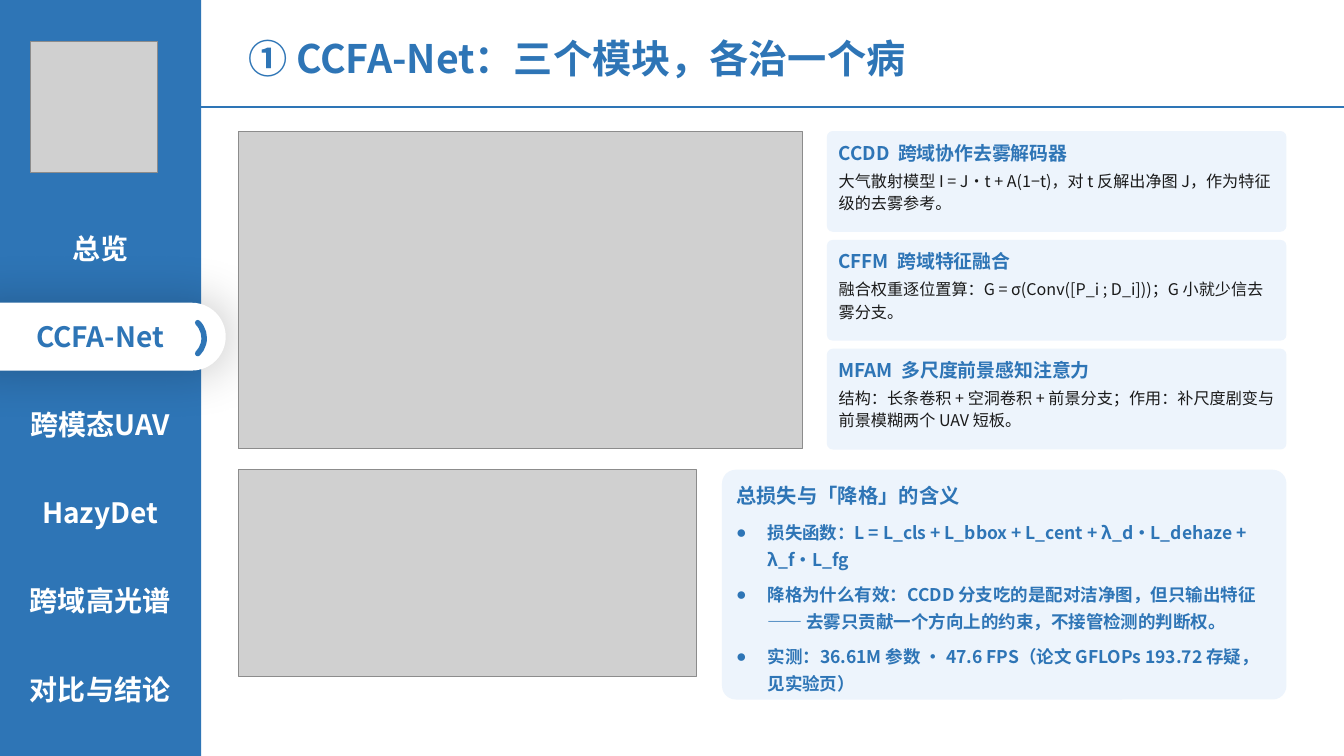
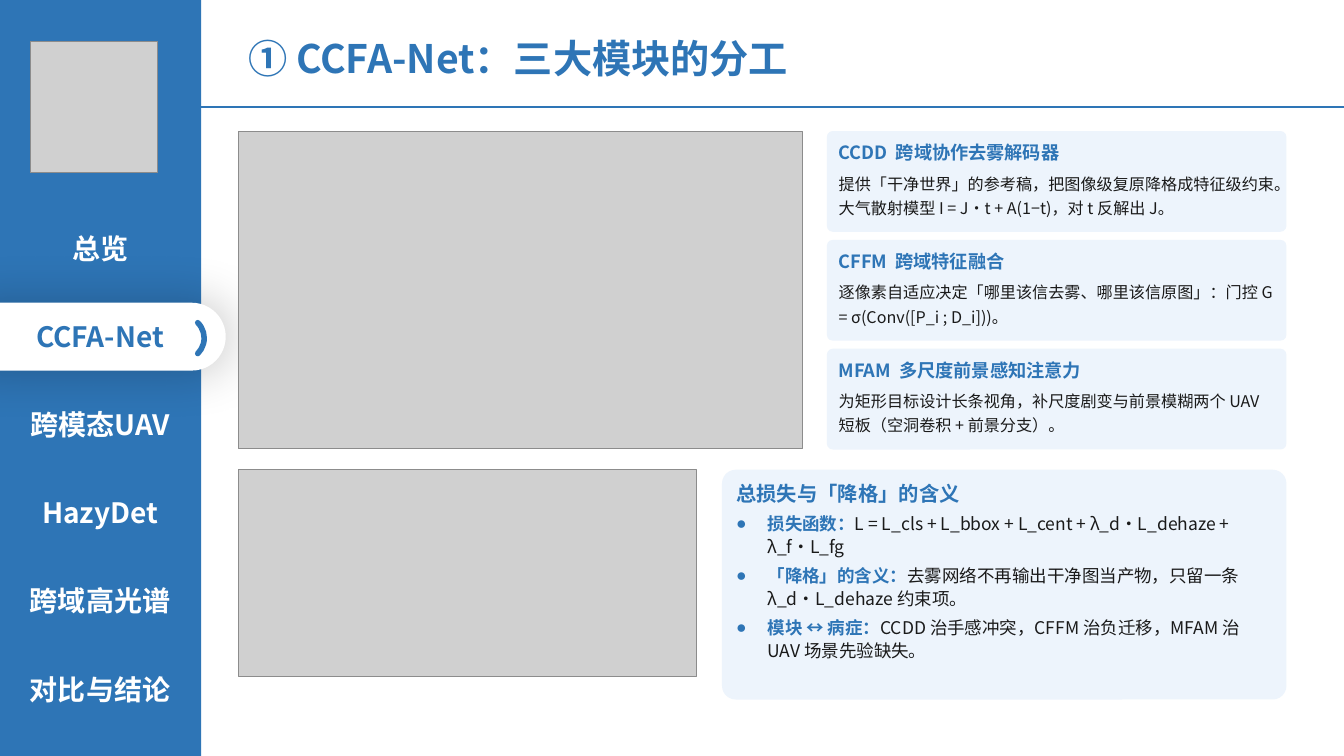
Before and after one commit to 139876/paper-notes, a slide deck: slide 6 of 论文精读/3-HazyDet精读/附件/四篇论文-组会汇报.pptx. Drawn at 1344x756 pixels with LibreOffice and Linux fonts; fonts in the diff are those of the drawing; grey boxes stand for pictures. Boxes give left, top, right and bottom in pixels: in the first picture for what was removed or moved away, otherwise in the second. Text is boxed around its words. In the diff, an @@ line names an element or a change of style, - is before the commit and + after.

```diff
--- a/论文精读/3-HazyDet精读/附件/四篇论文-组会汇报.pptx
+++ b/论文精读/3-HazyDet精读/附件/四篇论文-组会汇报.pptx
@@ text at <box>248,39,788,77</box>: text changed @@
-① CCFA-Net：三个模块，各治一个病
+① CCFA-Net：三大模块的分工
@@ text in rounded rectangle at <box>839,143,1059,161</box>: size 13.5 to 13 pt in "CCDD 跨域协作去雾解码器"; line spacing 1.15 to 1.18; less space between paragraphs @@
@@ text in rounded rectangle at <box>839,176,1291,217</box>: text changed @@
-大气散射模型 I = J·t + A(1−t)，对 t 反解出净图 J，作为特征级的去雾参考。
+提供「干净世界」的参考稿，把图像级复原降格成特征级约束。大气散射模型 I = J·t + A(1−t)，对 t 反解出 J。
@@ text in rounded rectangle at <box>839,252,1004,270</box>: size 13.5 to 13 pt in "CFFM 跨域特征融合"; line spacing 1.15 to 1.18; less space between paragraphs @@
@@ text in rounded rectangle at <box>839,284,1273,326</box>: text changed @@
-融合权重逐位置算：G = σ(Conv([P_i ; D_i]))；G 小就少信去雾分支。
+逐像素自适应决定「哪里该信去雾、哪里该信原图」：门控 G = σ(Conv([P_i ; D_i]))。
@@ text in rounded rectangle at <box>839,361,1080,379</box>: size 13.5 to 13 pt in "MFAM 多尺度前景感知注意力"; line spacing 1.15 to 1.18; less space between paragraphs @@
@@ text in rounded rectangle at <box>839,393,1259,433</box>: text changed @@
-结构：长条卷积 + 空洞卷积 + 前景分支；作用：补尺度剧变与前景模糊两个 UAV 短板。
+为矩形目标设计长条视角，补尺度剧变与前景模糊两个 UAV 短板（空洞卷积 + 前景分支）。
@@ text in rounded rectangle at <box>736,483,1216,558</box>: text colour #2E75B6 to #1A1A1A, bold off in "损失函数：L = L_cls + L_bbox + L_cent ..."; line spacing 1.18 to 1.1; more space between paragraphs; line spacing 1.28 to 1.1; less space between paragraphs @@
@@ text in rounded rectangle at <box>768,567,1241,659</box>: text changed; text colour #2E75B6 to #1A1A1A; bold off @@
-● 降格为什么有效：CCDD 分支吃的是配对洁净图，但只输出特征 —— 去雾只贡献一个方向上的约束，不接管检测的判断权。
-● 实测：36.61M 参数 · 47.6 FPS（论文 GFLOPs 193.72 存疑，见实验页）
+● 「降格」的含义：去雾网络不再输出干净图当产物，只留一条 λ_d·L_dehaze 约束项。
+● 模块 ↔ 病症：CCDD 治手感冲突，CFFM 治负迁移，MFAM 治 UAV 场景先验缺失。
```
Also in this commit, not shown: 14 other slides changed.
